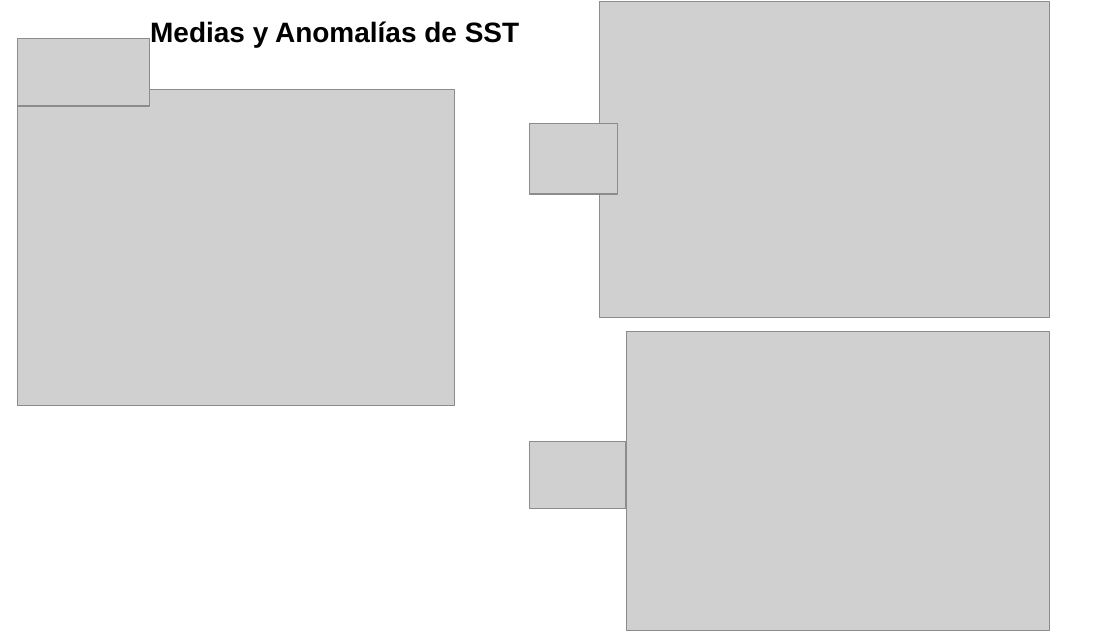
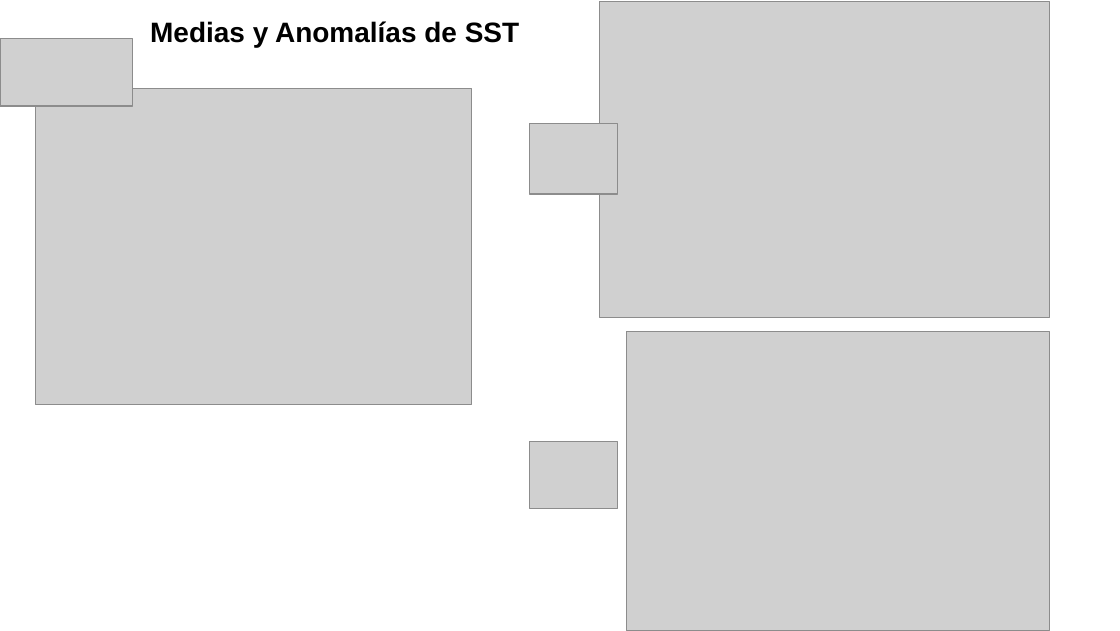
Before and after one commit to LucianoAndrian/ReunionClima, a slide deck: slide 7 of presentacion_ratio16-9.odp (slide 6 before the commit). Drawn at 1120x631 pixels with LibreOffice and Linux fonts; fonts in the diff are those of the drawing; grey boxes stand for pictures. Boxes give left, top, right and bottom in pixels: in the first picture for what was removed or moved away, otherwise in the second. Text is boxed around its words. In the diff, an @@ line names an element or a change of style, - is before the commit and + after.

```diff
--- a/presentacion_ratio16-9.odp
+++ b/presentacion_ratio16-9.odp
@@ picture: place and size @@
-picture at [18, 39, 150, 106]
+picture at [0, 39, 132, 106]
@@ picture: place and size @@
-picture at [18, 90, 455, 405]
+picture at [35, 88, 472, 404]
@@ picture: place and size @@
-picture at [529, 441, 626, 508]
+picture at [529, 441, 617, 508]
```
Also in this commit, not shown: 17 other slides changed, 6 slides added, 2 slides removed, 2 other files.
